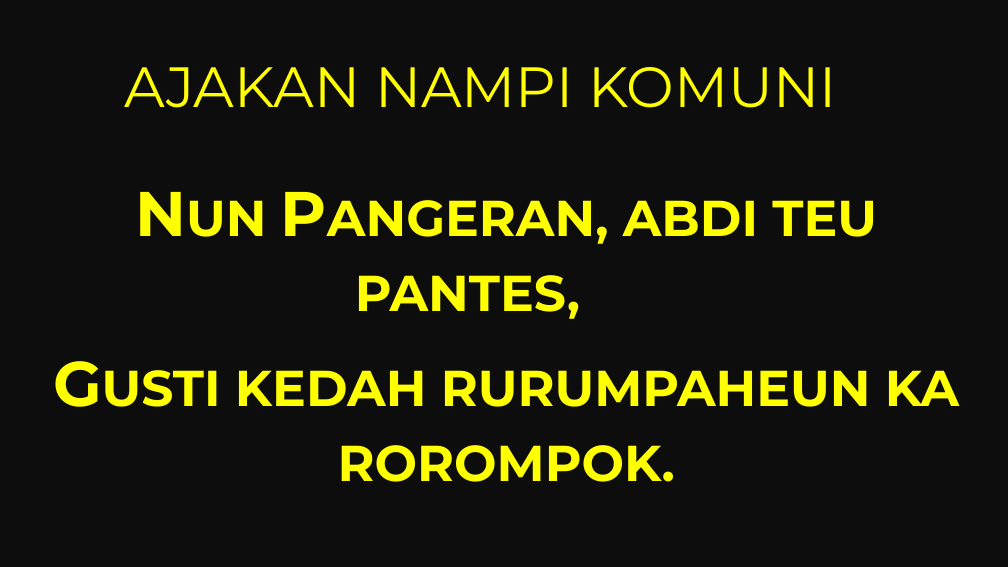
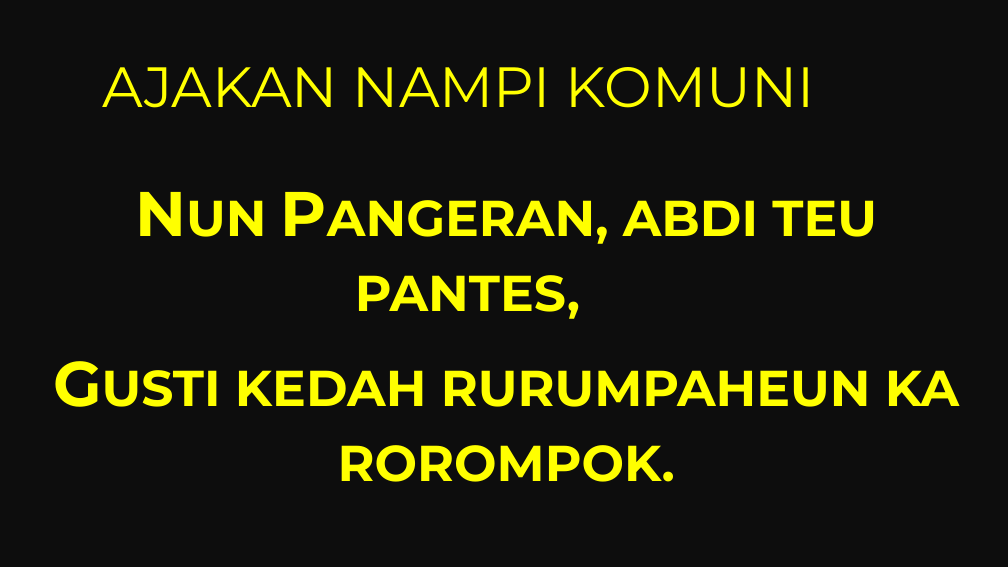
Before and after one commit to laurensius/Slide_Misa_KRC, a slide deck: slide 53 of 2020 10 tanggal 24 - 25/Slide Misa Bahasa Sunda.pptx (slide 40 before the commit). Drawn at 1008x567 pixels with LibreOffice and Linux fonts; fonts in the diff are those of the drawing. Boxes give left, top, right and bottom in pixels: in the first picture for what was removed or moved away, otherwise in the second. Text is boxed around its words. In the diff, an @@ line names an element or a change of style, - is before the commit and + after.

```diff
--- a/2020 10 tanggal 24 - 25/Slide Misa Bahasa Sunda.pptx
+++ b/2020 10 tanggal 24 - 25/Slide Misa Bahasa Sunda.pptx
@@ title "AJAKAN NAMPI KOMUNI": place and size @@
-title "AJAKAN NAMPI KOMUNI" at box(125, 67, 837, 108)
+title "AJAKAN NAMPI KOMUNI" at box(103, 67, 815, 108)
```
Also in this commit, not shown: 9 other slides changed, 16 slides added, 5 other files.
